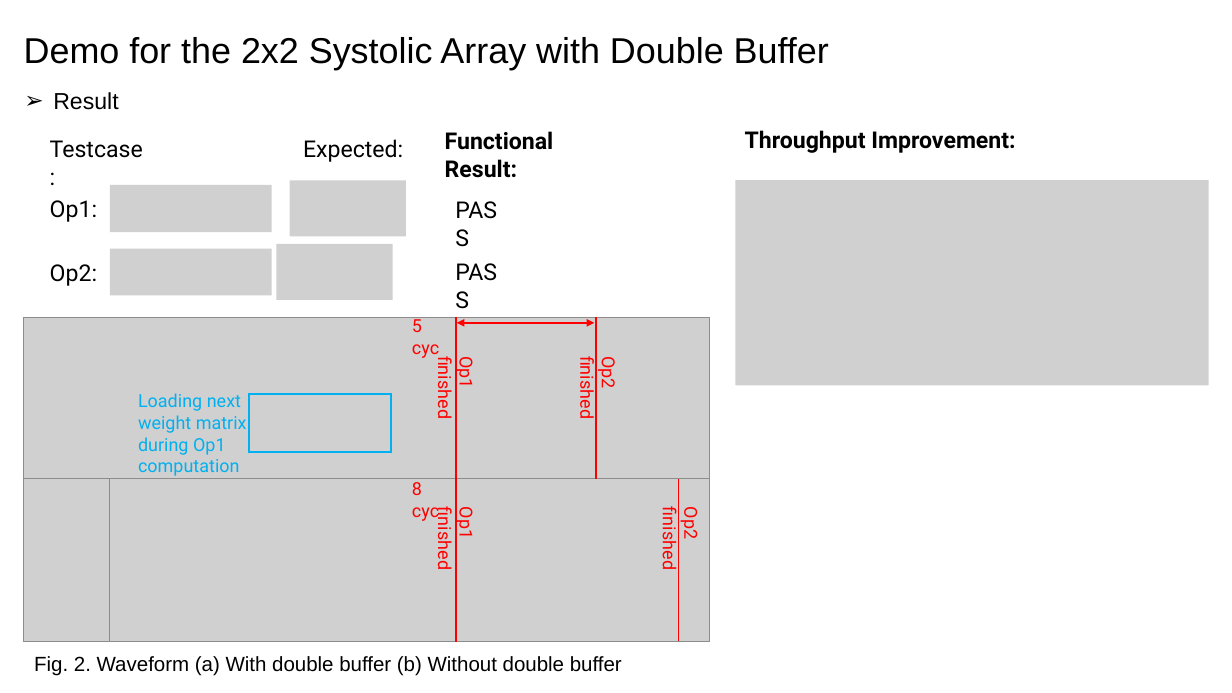
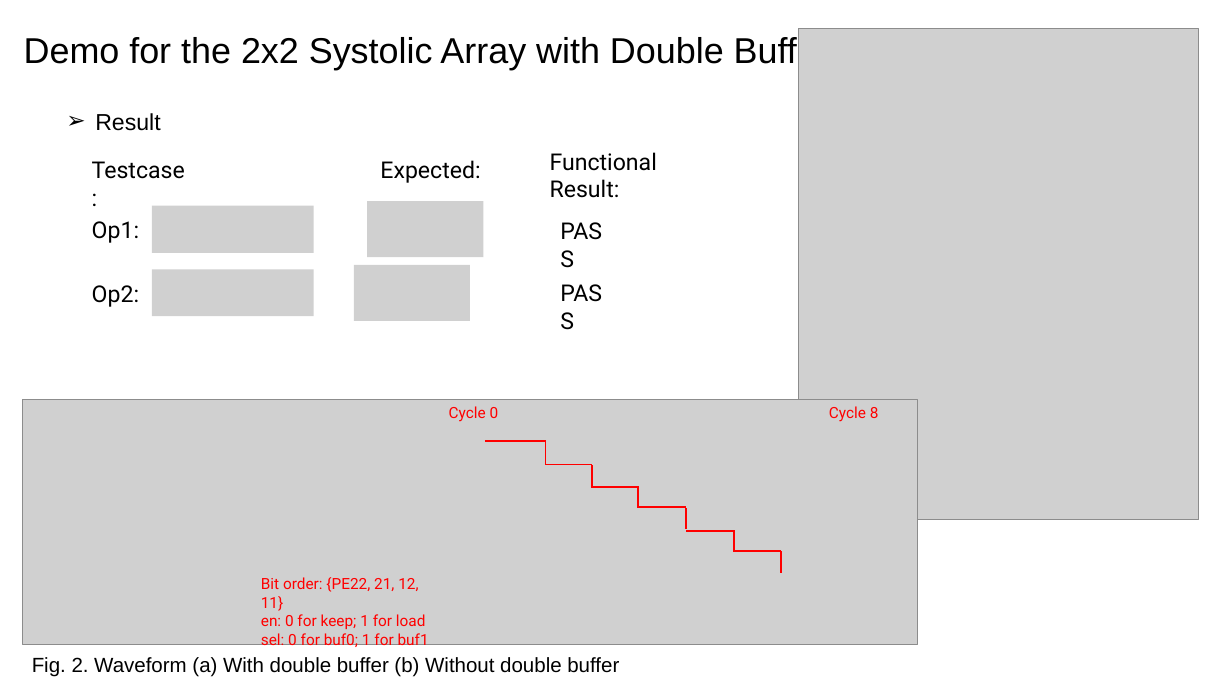
Before and after one commit to runyangtian/2x2_systolic_array_double_buffer, a slide deck: slide 2 of demo.pptx. Drawn at 1232x693 pixels with LibreOffice and Linux fonts; fonts in the diff are those of the drawing; grey boxes stand for pictures. Boxes give left, top, right and bottom in pixels: in the first picture for what was removed or moved away, otherwise in the second. Text is boxed around its words. In the diff, an @@ line names an element or a change of style, - is before the commit and + after.

```diff
--- a/demo.pptx
+++ b/demo.pptx
@@ picture added at [799, 29, 1199, 519] @@
@@ text "Functional Result:" at [550, 152, 657, 198]: bold off @@
@@ text removed at [745, 130, 1015, 153] @@
-Throughput Improvement:
@@ text "Expected:": place and size @@
-text "Expected:" at [303, 139, 403, 162]
+text "Expected:" at [380, 160, 480, 183]
@@ 4 texts, 2 pictures: place and size @@
-4 texts, 2 pictures at [50, 92, 272, 296]
+4 texts, 2 pictures at [92, 113, 313, 317]
@@ picture removed at [290, 180, 407, 237] @@
@@ picture added at [367, 201, 483, 258] @@
@@ picture removed at [736, 180, 1209, 385] @@
@@ picture removed at [276, 244, 393, 300] @@
@@ picture added at [354, 265, 470, 322] @@
@@ 3 texts: place and size @@
-3 texts at [445, 131, 554, 290]
+3 texts at [550, 152, 657, 311]
@@ picture added at [23, 400, 918, 645] @@
@@ group removed at [23, 316, 710, 642]: 7 texts, 3 pictures, 2 lines, 1 double arrow, 1 rectangle @@
-Op1 finished
-Op2 finished
-Op1 finished
-Op2 finished
-5 cyc
-8 cyc
-Loading next weight matrix during Op1 computation
@@ text added at [449, 406, 499, 421], 12 pt, text #FF0000 @@
+Cycle 0
@@ text added at [829, 406, 879, 422], 12 pt, text #FF0000 @@
+Cycle 8
@@ elbow line added from (485, 441) to (592, 465), #FF0000 1.5 pt @@
@@ line added from (592, 466) to (592, 487), #FF0000 1.5 pt @@
@@ elbow line added from (591, 487) to (687, 507), #FF0000 1.5 pt @@
@@ line moved from (678, 641) - (678, 479) to (687, 508) - (687, 530) @@
@@ elbow line added from (687, 531) to (782, 551), #FF0000 1.5 pt @@
@@ line added from (781, 551) to (781, 573), #FF0000 1.5 pt @@
@@ text added at [261, 577, 429, 649], 12 pt, text #FF0000 @@
+Bit order: {PE22, 21, 12, 11}
+en: 0 for keep; 1 for load
+sel: 0 for buf0; 1 for buf1
```
Also in this commit, not shown: 1 other slide changed.
